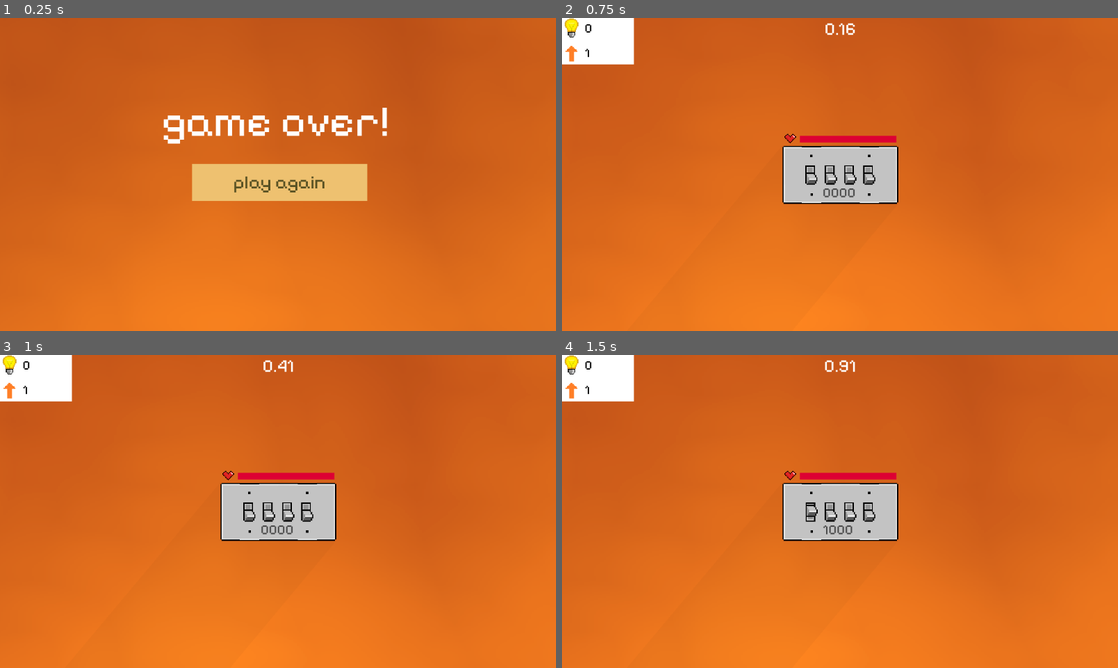
Above: before the commit, frames 1-4 (two rows, left to right).
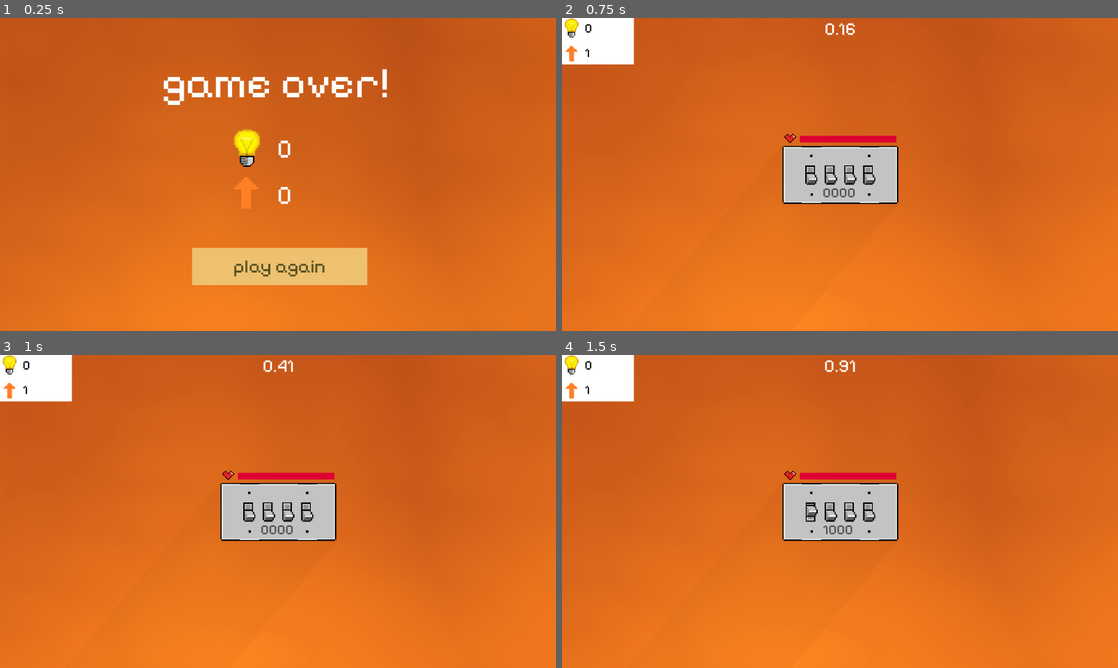
Above: after the commit, the same moments.

Repository: Xtrrae/switch-defense
Game: Godot game, scene res://scenes/end.tscn
The game is run twice, just before and just after one commit, with the same random seed, the same clock (stepped at 60 frames per second) and the same inputs. This scene is started directly instead of the project's main scene.
Inputs:
- Up to frame 1 (0.25 s): no input
- Up to frame 2 (0.75 s): click "play again" at 0.5 s
- Up to frame 3 (1 s): no input
- Up to frame 4 (1.5 s): hold 1 (switch_1) from 1.28 s (still down)

The runs differ from the first frame. In frame 1, 11% of the frame differs, in the area x 29-70%, y 16-86%; in frame 2, nothing differs; in frame 3, nothing differs; in frame 4, nothing differs.

Commit message:
add end and beginning screens that work and create a little thing

Diff:
--- a/switch-defence/project.godot
+++ b/switch-defence/project.godot
@@ -11,7 +11,7 @@
 [application]
 
 config/name="switch defence"
-run/main_scene="uid://p5k3gs34bif6"
+run/main_scene="uid://pghpkfauwrwv"
 config/features=PackedStringArray("4.6", "Forward Plus")
 config/icon="res://icon.svg"
 
--- a/switch-defence/scenes/end.tscn
+++ b/switch-defence/scenes/end.tscn
@@ -1,19 +1,21 @@
 [gd_scene format=3 uid="uid://dk5aaedu2sjq7"]
 
+[ext_resource type="Script" uid="uid://c7d14xlvsvlv0" path="res://scripts/end.gd" id="1_bvfni"]
 [ext_resource type="FontFile" uid="uid://jtshwua3f1gx" path="res://assets/fonts/PixelifySans-VariableFont_wght.ttf" id="1_mwn6m"]
-[ext_resource type="Script" uid="uid://c7d14xlvsvlv0" path="res://scenes/playAgain.gd" id="2_3d26k"]
+[ext_resource type="Texture2D" uid="uid://d1nw8ltjynoe4" path="res://assets/lightbulb_sprite_sheet.png" id="3_bvfni"]
+[ext_resource type="Texture2D" uid="uid://cge6i0f4swbns" path="res://assets/level.png" id="4_s4tl2"]
 
-[sub_resource type="Gradient" id="Gradient_lnu2h"]
+[sub_resource type="Gradient" id="Gradient_bvfni"]
 colors = PackedColorArray(1, 0.5294118, 0.1254902, 1, 0.7137255, 0.29803923, 0.09019608, 1)
 
-[sub_resource type="FastNoiseLite" id="FastNoiseLite_lbhrr"]
+[sub_resource type="FastNoiseLite" id="FastNoiseLite_s4tl2"]
 noise_type = 5
 frequency = 0.002
 fractal_type = 2
 
 [sub_resource type="NoiseTexture2D" id="NoiseTexture2D_mwn6m"]
-noise = SubResource("FastNoiseLite_lbhrr")
-color_ramp = SubResource("Gradient_lnu2h")
+noise = SubResource("FastNoiseLite_s4tl2")
+color_ramp = SubResource("Gradient_bvfni")
 
 [sub_resource type="StyleBoxFlat" id="StyleBoxFlat_mwn6m"]
 bg_color = Color(0.93333334, 0.75686276, 0.4392157, 1)
@@ -32,7 +34,12 @@
 [sub_resource type="StyleBoxFlat" id="StyleBoxFlat_8hmjt"]
 bg_color = Color(0.8, 0.6745098, 0.45490196, 1)
 
+[sub_resource type="AtlasTexture" id="AtlasTexture_8hmjt"]
+atlas = ExtResource("3_bvfni")
+region = Rect2(0, 0, 32, 32)
+
 [node name="end" type="Node2D" unique_id=175482137]
+script = ExtResource("1_bvfni")
 
 [node name="bg" type="Sprite2D" parent="." unique_id=799470748]
 position = Vector2(465.50006, 239.99994)
@@ -41,18 +48,18 @@
 
 [node name="GaveOverLabel" type="Label" parent="." unique_id=685094759]
 offset_left = 334.0
-offset_top = 160.0
+offset_top = 80.0
 offset_right = 807.0
-offset_bottom = 269.0
+offset_bottom = 189.0
 theme_override_fonts/font = ExtResource("1_mwn6m")
 theme_override_font_sizes/font_size = 90
 text = "game over!"
 
 [node name="Button" type="Button" parent="." unique_id=1109543862]
 offset_left = 398.0
-offset_top = 302.0
+offset_top = 476.0
 offset_right = 761.0
-offset_bottom = 379.0
+offset_bottom = 553.0
 theme_override_colors/font_color = Color(0.34509805, 0.31764707, 0.13725491, 1)
 theme_override_colors/font_focus_color = Color(0.34509805, 0.31764707, 0.13725491, 1)
 theme_override_colors/font_pressed_color = Color(0.34509805, 0.31764707, 0.13725491, 1)
@@ -69,6 +76,41 @@
 theme_override_styles/hover = SubResource("StyleBoxFlat_s4tl2")
 theme_override_styles/hover_mirrored = SubResource("StyleBoxFlat_8hmjt")
 text = "play again"
-script = ExtResource("2_3d26k")
 
-[connection signal="pressed" from="Button" to="Button" method="_on_pressed"]
+[node name="EndLevelLabel" type="Label" parent="." unique_id=659523229]
+offset_left = 574.0
+offset_top = 336.0
+offset_right = 707.0
+offset_bottom = 399.0
+theme_override_colors/font_color = Color(1, 1, 1, 1)
+theme_override_fonts/font = ExtResource("1_mwn6m")
+theme_override_font_sizes/font_size = 52
+text = "1"
+
+[node name="EndPointsLabel" type="Label" parent="." unique_id=133256443]
+offset_left = 574.0
+offset_top = 240.0
+offset_right = 707.0
+offset_bottom = 303.0
+theme_override_colors/font_color = Color(1, 1, 1, 1)
+theme_override_fonts/font = ExtResource("1_mwn6m")
+theme_override_font_sizes/font_size = 52
+text = "0"
+
+[node name="LightbulbIcon" type="TextureRect" parent="." unique_id=1782896020]
+offset_left = 472.0
+offset_top = 228.0
+offset_right = 512.0
+offset_bottom = 268.0
+scale = Vector2(2, 2)
+texture = SubResource("AtlasTexture_8hmjt")
+
+[node name="LevelIcon" type="TextureRect" parent="." unique_id=1160966963]
+offset_left = 470.0
+offset_top = 320.0
+offset_right = 510.0
+offset_bottom = 360.0
+scale = Vector2(2, 2)
+texture = ExtResource("4_s4tl2")
+
+[connection signal="pressed" from="Button" to="." method="_on_button_pressed"]
--- a/switch-defence/scenes/health.gd
+++ b/switch-defence/scenes/health.gd
@@ -15,4 +15,10 @@
 	health -= d
 	value = health
 	if value <= 0:
-		get_tree().call_deferred("change_scene_to_file", "res://scenes/end.tscn")
+		var next_scene = load("res://scenes/end.tscn").instantiate()
+		next_scene.ending_points = $"../Points".points
+		next_scene.ending_level = $"../Points".level
+
+		get_tree().root.add_child(next_scene)
+		get_tree().current_scene.queue_free()
+		get_tree().current_scene = next_scene
--- a/switch-defence/scenes/playAgain.gd
+++ b/switch-defence/scenes/menu.gd
@@ -1,4 +1,4 @@
-extends Button
+extends Node2D
 
 
 # Called when the node enters the scene tree for the first time.
@@ -11,6 +11,5 @@
 	pass
 
 
-
-func _on_pressed() -> void:
-	get_tree().change_scene_to_file("res://scenes/game.tscn")
+func _on_button_pressed() -> void:
+	get_tree().call_deferred("change_scene_to_file", "res://scenes/game.tscn")
--- /dev/null
+++ b/switch-defence/scenes/menu.tscn
@@ -0,0 +1,75 @@
+[gd_scene format=3 uid="uid://pghpkfauwrwv"]
+
+[ext_resource type="Script" uid="uid://sc1wpbs6fiks" path="res://scenes/menu.gd" id="1_vjb58"]
+[ext_resource type="FontFile" uid="uid://jtshwua3f1gx" path="res://assets/fonts/PixelifySans-VariableFont_wght.ttf" id="1_yqeox"]
+
+[sub_resource type="Gradient" id="Gradient_lnu2h"]
+colors = PackedColorArray(1, 0.5294118, 0.1254902, 1, 0.7137255, 0.29803923, 0.09019608, 1)
+
+[sub_resource type="FastNoiseLite" id="FastNoiseLite_lbhrr"]
+noise_type = 5
+frequency = 0.002
+fractal_type = 2
+
+[sub_resource type="NoiseTexture2D" id="NoiseTexture2D_4h3mk"]
+noise = SubResource("FastNoiseLite_lbhrr")
+color_ramp = SubResource("Gradient_lnu2h")
+
+[sub_resource type="StyleBoxFlat" id="StyleBoxFlat_yqeox"]
+bg_color = Color(0.93333334, 0.75686276, 0.4392157, 1)
+
+[sub_resource type="StyleBoxFlat" id="StyleBoxFlat_vjb58"]
+bg_color = Color(0.93333334, 0.75686276, 0.4392157, 1)
+
+[sub_resource type="StyleBoxFlat" id="StyleBoxFlat_con2f"]
+
+[sub_resource type="StyleBoxFlat" id="StyleBoxFlat_mhnvy"]
+bg_color = Color(0.93333334, 0.75686276, 0.4392157, 1)
+
+[sub_resource type="StyleBoxFlat" id="StyleBoxFlat_4ytvr"]
+bg_color = Color(0.8, 0.6745098, 0.45490196, 1)
+
+[sub_resource type="StyleBoxFlat" id="StyleBoxFlat_g3eks"]
+bg_color = Color(0.8, 0.6745098, 0.45490196, 1)
+
+[node name="Node2D" type="Node2D" unique_id=400889532]
+script = ExtResource("1_vjb58")
+
+[node name="bg" type="Sprite2D" parent="." unique_id=980098838]
+position = Vector2(465.50006, 239.99994)
+scale = Vector2(4.164722, 3.124)
+texture = SubResource("NoiseTexture2D_4h3mk")
+
+[node name="GaveOverLabel" type="Label" parent="." unique_id=1807025813]
+offset_left = 368.0
+offset_top = 190.0
+offset_right = 824.0
+offset_bottom = 299.0
+theme_override_fonts/font = ExtResource("1_yqeox")
+theme_override_font_sizes/font_size = 90
+text = "lights out!"
+
+[node name="Button" type="Button" parent="." unique_id=1202097004]
+offset_left = 400.0
+offset_top = 358.0
+offset_right = 763.0
+offset_bottom = 435.0
+theme_override_colors/font_color = Color(0.34509805, 0.31764707, 0.13725491, 1)
+theme_override_colors/font_focus_color = Color(0.34509805, 0.31764707, 0.13725491, 1)
+theme_override_colors/font_pressed_color = Color(0.34509805, 0.31764707, 0.13725491, 1)
+theme_override_colors/font_hover_color = Color(0.34509805, 0.31764707, 0.13725491, 1)
+theme_override_colors/font_hover_pressed_color = Color(0.34509805, 0.31764707, 0.13725491, 1)
+theme_override_colors/font_disabled_color = Color(0.34509805, 0.31764707, 0.13725491, 1)
+theme_override_colors/font_outline_color = Color(0.34509805, 0.31764707, 0.13725491, 1)
+theme_override_fonts/font = ExtResource("1_yqeox")
+theme_override_font_sizes/font_size = 40
+theme_override_styles/normal = SubResource("StyleBoxFlat_yqeox")
+theme_override_styles/normal_mirrored = SubResource("StyleBoxFlat_vjb58")
+theme_override_styles/pressed = SubResource("StyleBoxFlat_con2f")
+theme_override_styles/pressed_mirrored = SubResource("StyleBoxFlat_mhnvy")
+theme_override_styles/hover = SubResource("StyleBoxFlat_4ytvr")
+theme_override_styles/hover_mirrored = SubResource("StyleBoxFlat_g3eks")
+text = "begin..."
+
+[connection signal="pressed" from="Button" to="." method="_on_button_pressed"]
+[connection signal="pressed" from="Button" to="Button" method="_on_pressed"]
--- a/switch-defence/scenes/points.tscn
+++ b/switch-defence/scenes/points.tscn
@@ -40,7 +40,6 @@
 offset_right = 40.0
 offset_bottom = 40.0
 texture = SubResource("AtlasTexture_7xsqv")
-metadata/_edit_use_anchors_ = true
 
 [node name="LevelIcon" type="TextureRect" parent="." unique_id=1778051386]
 offset_top = 53.0
--- /dev/null
+++ b/switch-defence/scripts/end.gd
@@ -0,0 +1,18 @@
+extends Node2D
+
+var ending_points = 0
+var ending_level = 0
+
+# Called when the node enters the scene tree for the first time.
+func _ready() -> void:
+	$EndPointsLabel.text = "%d" % ending_points
+	$EndLevelLabel.text = "%d" % ending_level
+
+
+# Called every frame. 'delta' is the elapsed time since the previous frame.
+func _process(delta: float) -> void:
+	pass
+
+
+func _on_button_pressed() -> void:
+	get_tree().call_deferred("change_scene_to_file", "res://scenes/game.tscn")
--- a/switch-defence/scripts/spawner.gd
+++ b/switch-defence/scripts/spawner.gd
@@ -6,8 +6,8 @@
 const min_wait_time = 0.67
 var timer: Timer
 var monster_scene: Resource
-const max_speed = 0.3;
-const max_attack = 30;
+const max_speed = 0.4;
+const max_attack = 20;
 
 # Called when the node enters the scene tree for the first time.
 func _ready() -> void:
@@ -17,7 +17,6 @@
 func _on_timer_timeout() -> void:
 	# spawn monster
 	var monster: CharacterBody2D = monster_scene.instantiate()
-
 
 	if randi_range(0, 1) == 0:
 		# speed focused
Not shown: 1 places in switch-defence/scenes/game.tscn that only renumber resources
Not shown, added: switch-defence/scenes/menu.gd.uid
Renamed: switch-defence/scenes/playAgain.gd.uid -> switch-defence/scripts/end.gd.uid
